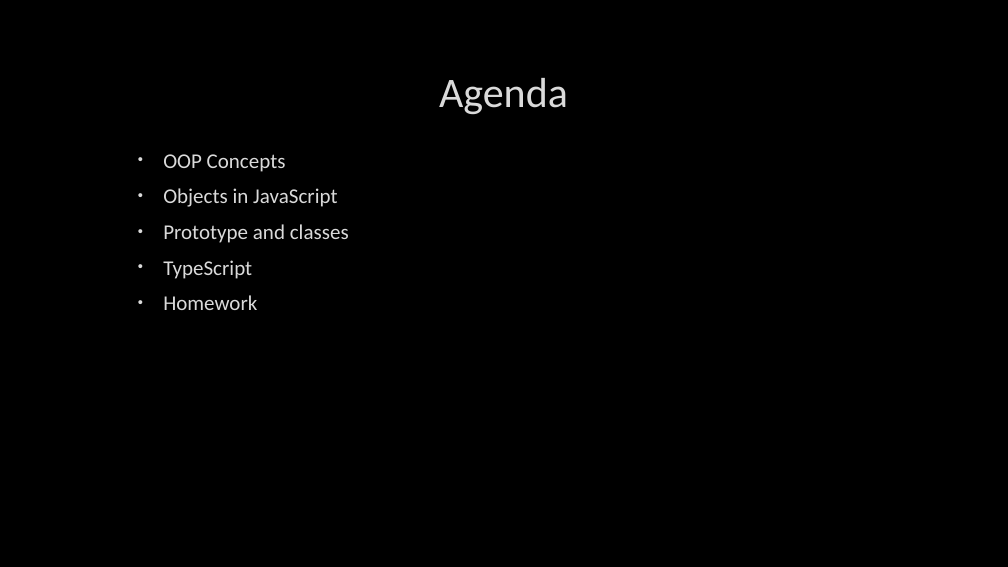
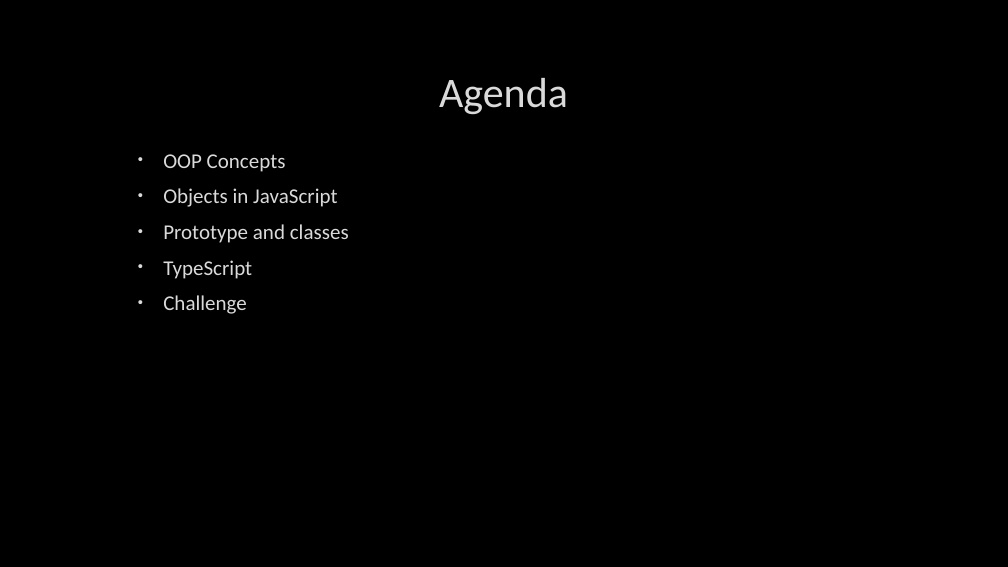
Before and after one commit to PaulaDianaCuc/OOPTraining, a slide deck: slide 3 of OOP JavaScript Training presentation.pptx. Drawn at 1008x567 pixels with LibreOffice and Linux fonts; fonts in the diff are those of the drawing; background and template pictures are left out. Boxes give left, top, right and bottom in pixels: in the first picture for what was removed or moved away, otherwise in the second. Text is boxed around its words. In the diff, an @@ line names an element or a change of style, - is before the commit and + after.

```diff
--- a/OOP JavaScript Training presentation.pptx
+++ b/OOP JavaScript Training presentation.pptx
@@ text at (163, 295, 247, 314): text changed @@
-• Homework
+• Challenge
```
Also in this commit, not shown: 1 other slide changed, 15 slides added, 2 slides removed.
